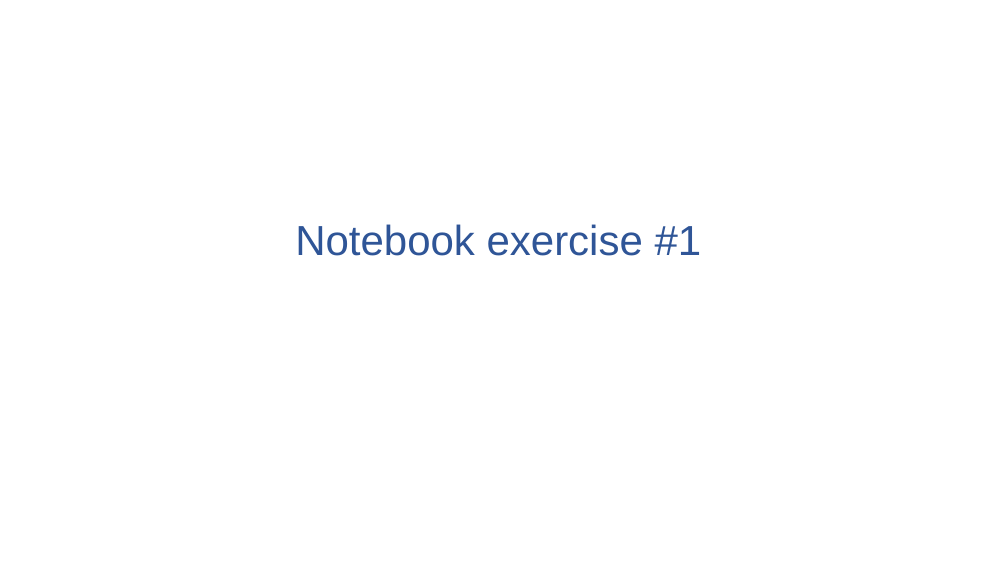
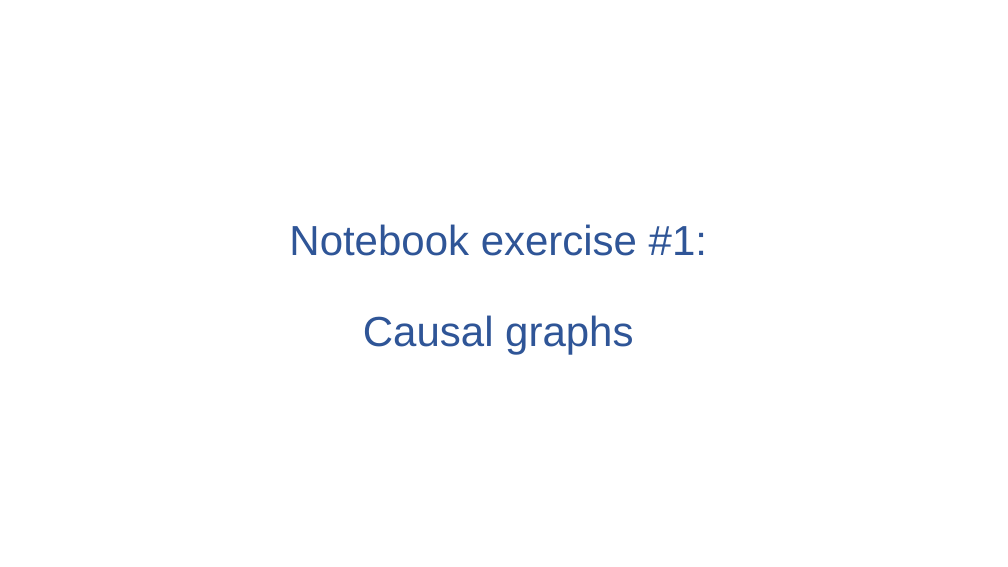
Before and after one commit to ronikobrosly/pydata_nyc_2022, a slide deck: slide 41 of slides/tutorial_slides.pptx (slide 48 before the commit). Drawn at 1008x567 pixels with LibreOffice and Linux fonts; fonts in the diff are those of the drawing. Boxes give left, top, right and bottom in pixels: in the first picture for what was removed or moved away, otherwise in the second. Text is boxed around its words. In the diff, an @@ line names an element or a change of style, - is before the commit and + after.

Commit message:
major updates across slides, notebooks, readme

```diff
--- a/slides/tutorial_slides.pptx
+++ b/slides/tutorial_slides.pptx
@@ title at (289, 224, 707, 354): text changed @@
-Notebook exercise #1
+Notebook exercise #1:
+Causal graphs
```
Also in this commit, not shown: 3 other slides changed, 13 slides added, 4 slides removed, 6 other files.
